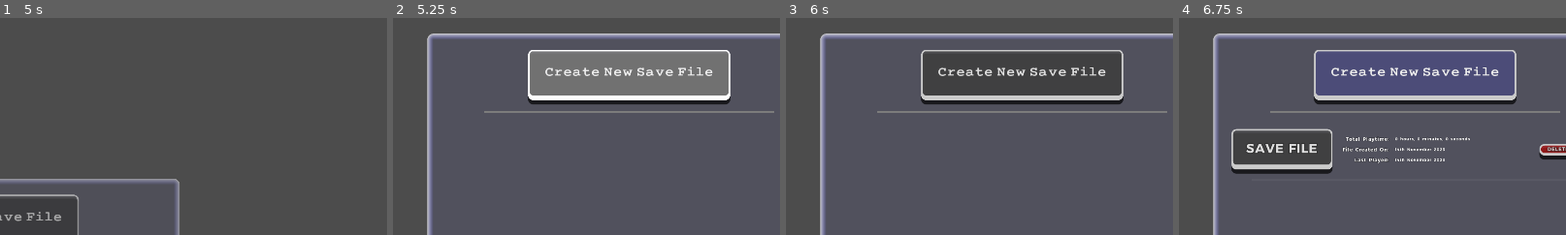
Above: before the commit, frames 1-4 (left to right).
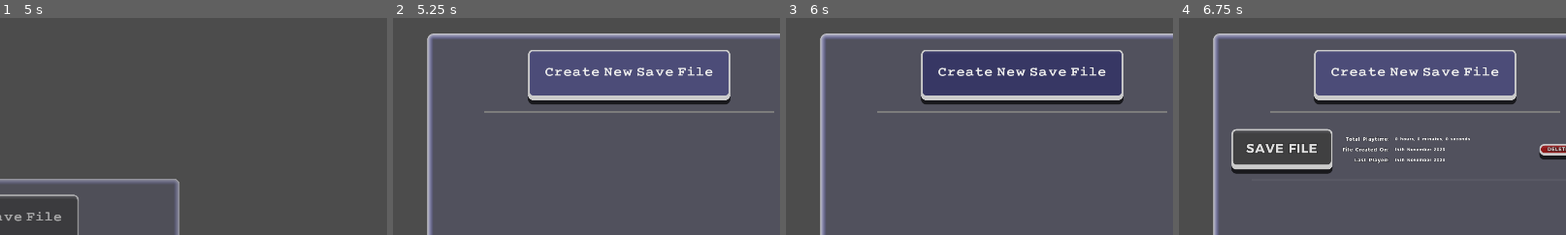
Above: after the commit, the same moments.

Repository: newwby/ddat-gpf.runtime
Game: Godot game, scene res://src/runtime/main.tscn
Same seed, same stepped clock (60 frames per second), same inputs: the game is played once before the commit and once after it.
Inputs (mouse positions are % of the whole screen's width and height, from its top left):
- Up to frame 1 (5 s): tap Enter at 0.5, 1.25, 3.5 s; move the mouse to (72, 45) at 0.52 s; click (72, 45) at 0.67 s; move the mouse to (30, 55) at 1.27 s; click (30, 55) at 1.42 s; move the mouse to (60, 28) at 2.02 s; click (60, 28) at 2.17 s; move the mouse to (45, 70) at 2.77 s; click (45, 70) at 2.92 s; move the mouse to (80, 65) at 3.52 s; click (80, 65) at 3.67 s; click "START GAME" at 4.25 s
- Up to frame 2 (5.25 s): move the mouse to (20, 35) at 5.02 s; click (20, 35) at 5.17 s
- Up to frame 3 (6 s): move the mouse to (55, 50) at 5.77 s; click (55, 50) at 5.92 s
- Up to frame 4 (6.75 s): click "Create New Save File" at 6.5 s
The pictures show only the part of the screen within x 20-69%, y 0-50%; the shares and areas given below are measured in that part.

Frame 1 is identical in both runs. In frame 2, 11% of the frame differs, in the area x 34-88%, y 14-38%; in frame 3, 9.7%; in frame 4, nothing differs.

Commit message:
delete (move to trash) save functionality complete

Diff:
--- a/src/runtime/state_game_meta/game_file_load_dialog/game_meta_load_dialog.gd
+++ b/src/runtime/state_game_meta/game_file_load_dialog/game_meta_load_dialog.gd
@@ -120,6 +120,7 @@
 	# should return arg "panel_fly_out"
 	yield(popup_animator, "animation_finished")
 	# if there aren't any game files, do nowt
+	new_save_file_button_node.grab_focus()
 	if GlobalProgression.all_game_files.empty():
 		return
 
@@ -128,7 +129,6 @@
 		if save_file is GameProgressFile:
 			_create_new_save_file_element(save_file)
 
-	new_save_file_button_node.grab_focus()
 #	new_save_file_button_node.grab_click_focus()
 
 
@@ -156,7 +156,6 @@
 
 func _on_save_file_delete_request(arg_save_file_element_ref: SaveFileElement):
 	pass
-#	arg_save_file_element_ref.my_progress_file.file_path
 	file_delete_request = arg_save_file_element_ref
 	_disable_load_dialog_buttons(true)
 	file_delete_confirmation_popup_node.popup()
@@ -166,9 +165,36 @@
 	# block all user input whilst the file deletion process starts
 	GlobalInput.is_input_captured.set_condition(SCRIPT_NAME, true)
 
-#	arg_save_file_element_ref.my
 	#//TODO migrate this block to ddat-gpf.core.globalData
-#	var get_file_path = my_progress_file.file_path
+	var deletion_path := ""
+	if file_delete_request is SaveFileElement:
+		deletion_path = file_delete_request.my_progress_file.file_path
+		# err catch
+		if not GlobalData.validate_file(deletion_path):
+			GlobalDebug.log_error(SCRIPT_NAME, "_delete_save_file",
+					"file at path {p} not found for deletion".format({
+						"p": deletion_path
+					}))
+		# valid
+		else:
+			# move to recycle don't outright delete
+			#//TODO add const for move_to_trash? (w/directory.remove on false?)
+			var global_deletion_path =\
+					ProjectSettings.globalize_path(deletion_path)
+			if OS.move_to_trash(global_deletion_path) != OK:
+				GlobalDebug.log_error(SCRIPT_NAME, "_delete_save_file",
+						"file at path {p} was not succesfully deleted".format({
+							"p": deletion_path
+						}))
+			if file_delete_request in save_file_container_node.get_children():
+#				save_file_container_node.call_deferred("remove_child",\
+#						file_delete_request)
+#				yield(save_file_container_node, "child_exiting_tree")
+#				yield(file_delete_request, "tree_exited")
+				file_delete_request.call_deferred("queue_free")
+	else:
+		GlobalDebug.log_error(SCRIPT_NAME, "_delete_save_file",
+				"file passed for deletion not in loadDialog")
 
 	GlobalInput.is_input_captured.clear_condition(SCRIPT_NAME)
 
@@ -193,7 +219,13 @@
 func _on_delete_file_popup_confirm_pressed():
 	_delete_save_file()
 	_close_delete_file_popup()
+	# default back to new save file button
+	new_save_file_button_node.grab_focus()
 
 
 func _on_delete_file_popup_cancel_pressed():
+	# grab the delete button focus again, preserve locus of control
+	var new_focus_button = file_delete_request.delete_save_button_node
+	if new_focus_button is Button:
+		new_focus_button.grab_focus()
 	_close_delete_file_popup()
